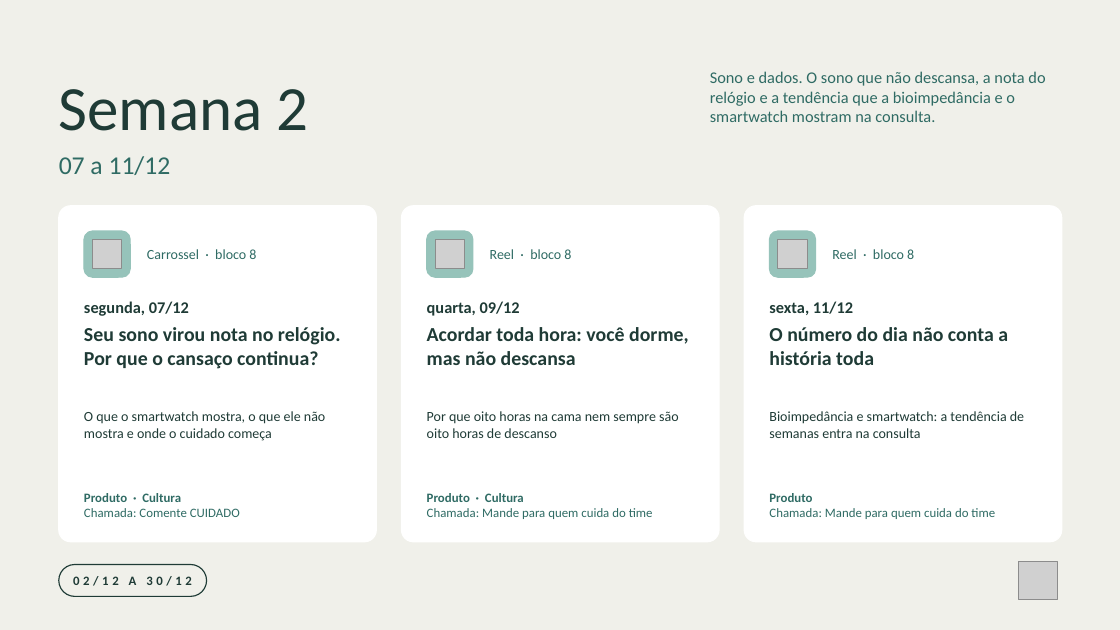
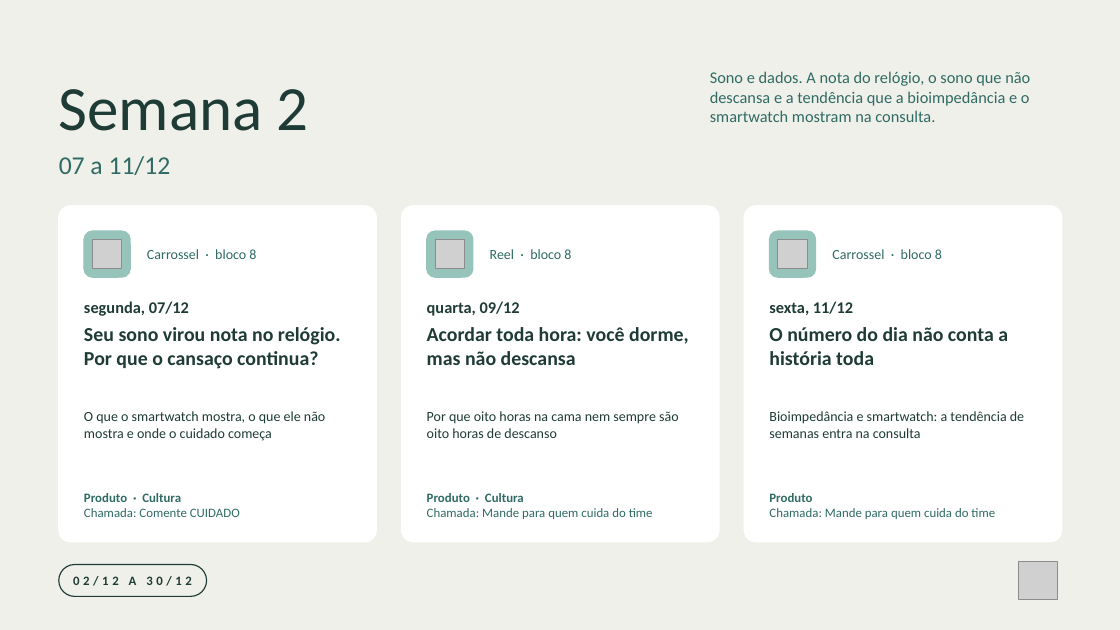
Before and after one commit to nina-rebello/comunicao-fh, a slide deck: slide 4 of marketing/calendario-dezembro/Programacao_Instagram_Dezembro_2026.pptx. Drawn at 1120x630 pixels with LibreOffice and Linux fonts; fonts in the diff are those of the drawing; grey boxes stand for pictures. Boxes give left, top, right and bottom in pixels: in the first picture for what was removed or moved away, otherwise in the second. Text is boxed around its words. In the diff, an @@ line names an element or a change of style, - is before the commit and + after.

```diff
--- a/marketing/calendario-dezembro/Programacao_Instagram_Dezembro_2026.pptx
+++ b/marketing/calendario-dezembro/Programacao_Instagram_Dezembro_2026.pptx
@@ text at [710, 71, 1030, 122]: text changed @@
-Sono e dados. O sono que não descansa, a nota do relógio e a tendência que a bioimpedância e o smartwatch mostram na consulta.
+Sono e dados. A nota do relógio, o sono que não descansa e a tendência que a bioimpedância e o smartwatch mostram na consulta.
@@ text at [832, 249, 942, 259]: text changed @@
-Reel · bloco 8
+Carrossel · bloco 8
```
Also in this commit, not shown: 4 other slides changed, 13 other files.
